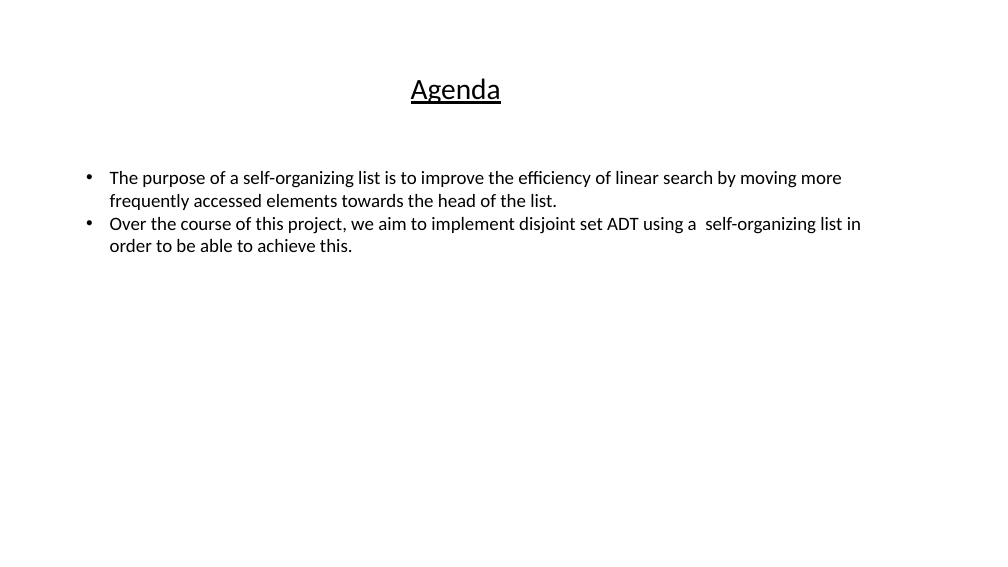
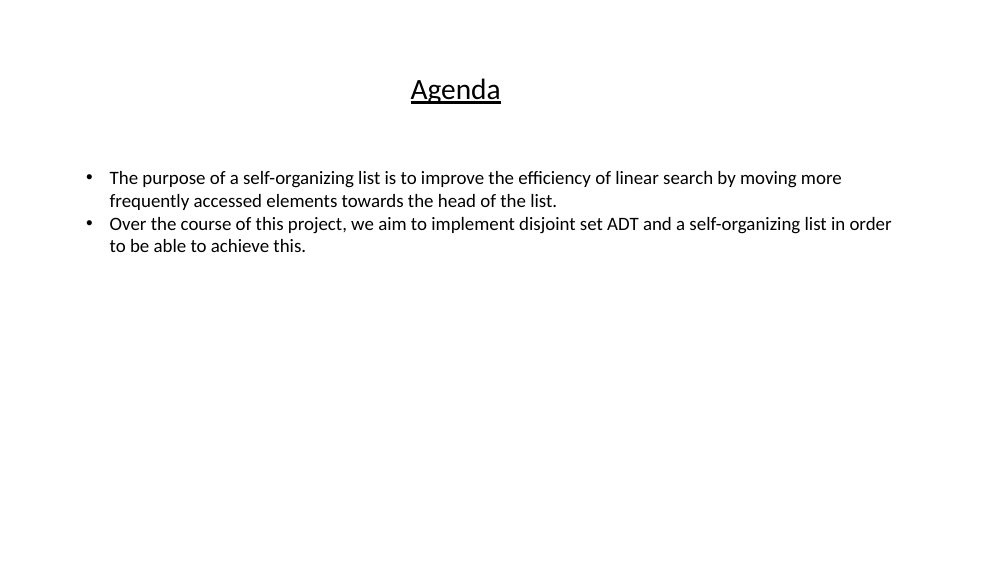
Before and after one commit to dinuhifi/data-structures-project, a slide deck: slide 3 of dsproj.pptx (slide 2 before the commit). Drawn at 1008x567 pixels with LibreOffice and Linux fonts; fonts in the diff are those of the drawing. Boxes give left, top, right and bottom in pixels: in the first picture for what was removed or moved away, otherwise in the second. Text is boxed around its words. In the diff, an @@ line names an element or a change of style, - is before the commit and + after.

```diff
--- a/dsproj.pptx
+++ b/dsproj.pptx
@@ text at bbox=[110, 217, 892, 252]: text changed @@
-• Over the course of this project, we aim to implement disjoint set ADT using a self-organizing list in order to be able to achieve this.
+• Over the course of this project, we aim to implement disjoint set ADT and a self-organizing list in order to be able to achieve this.
```
Also in this commit, not shown: 1 other slide changed, 1 slide added, 1 other file.
